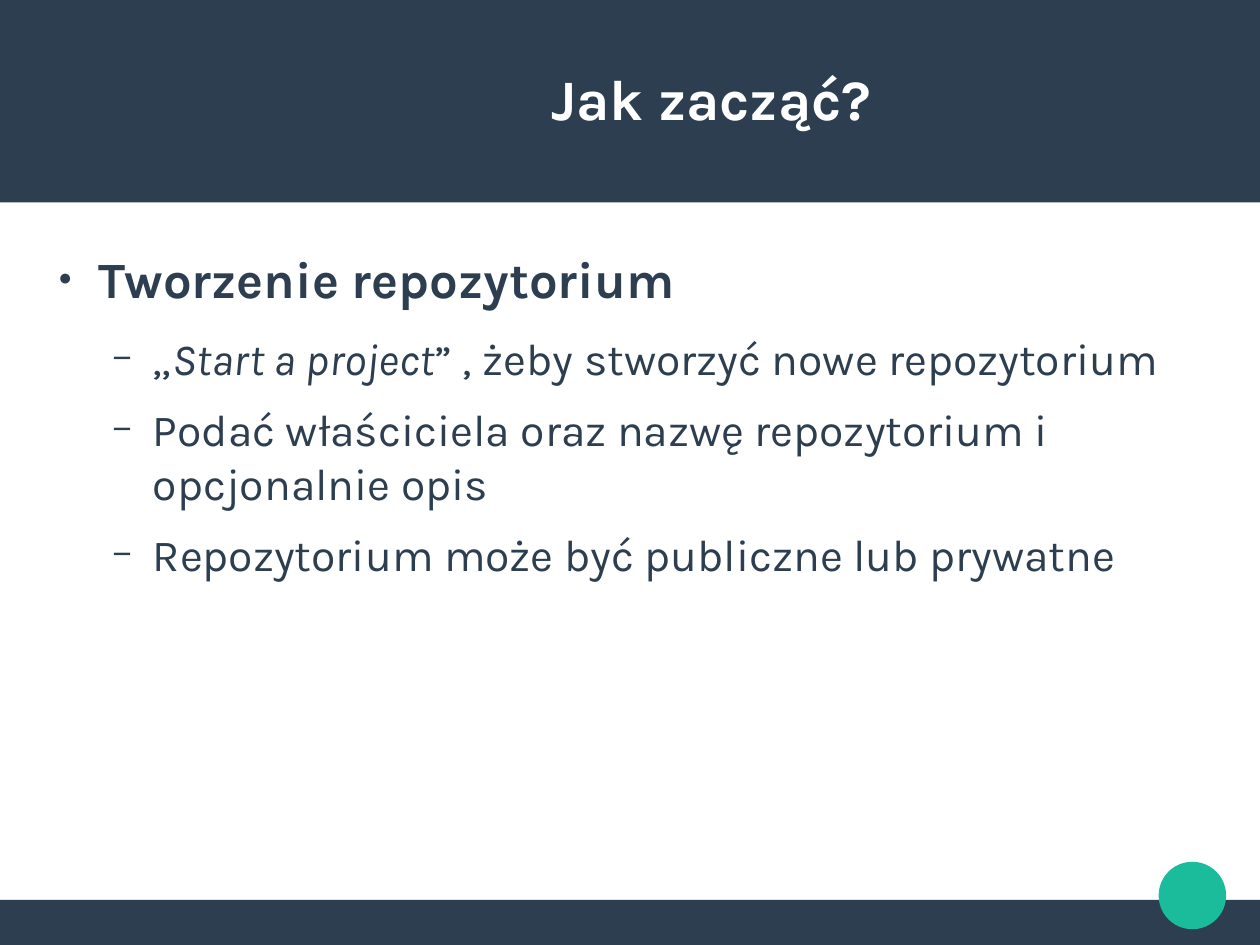
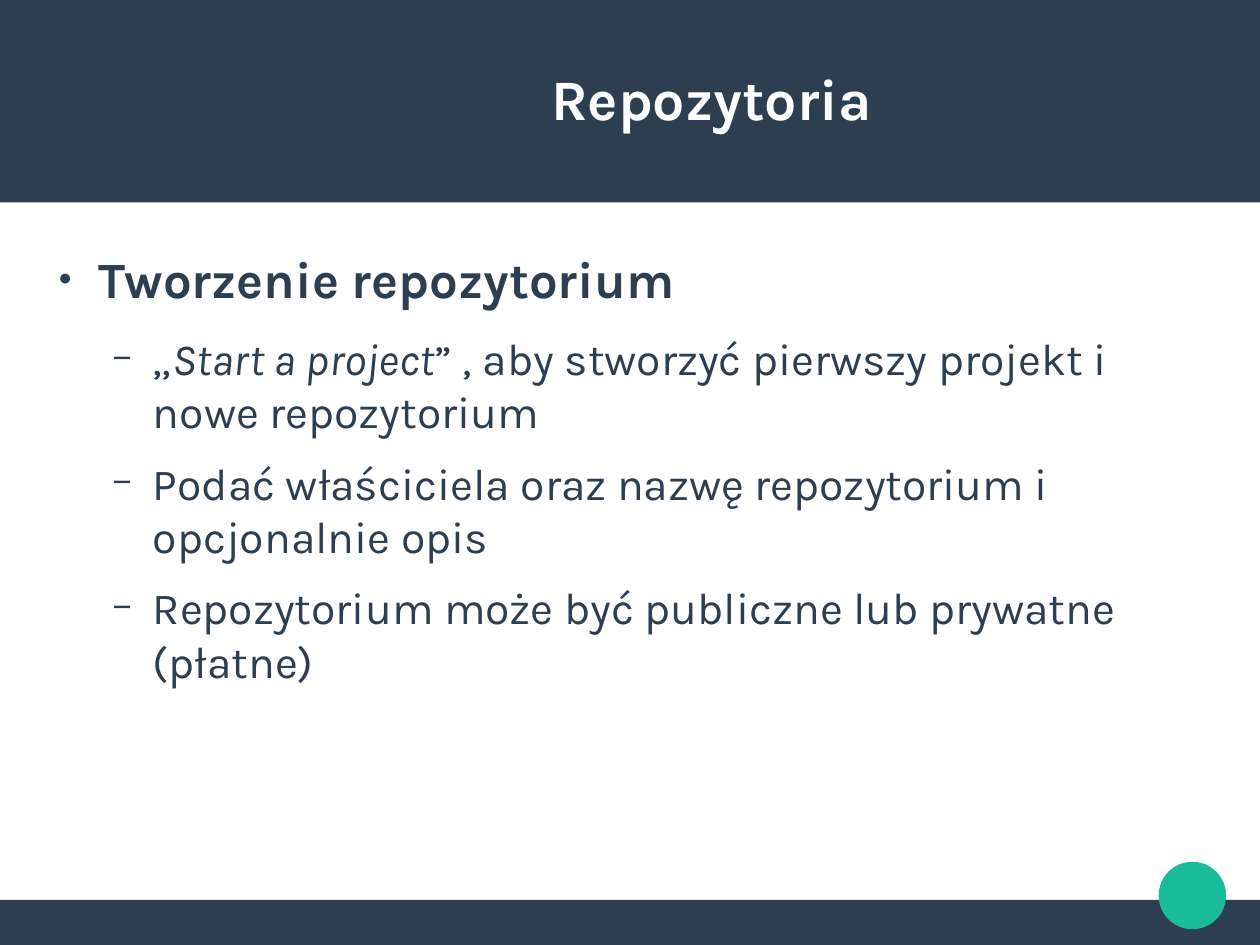
Before and after one commit to PZZProject/ProjecktPrezentacja, a slide deck: slide 7 of PrezentacjaGitHub.odp (slide 6 before the commit). Drawn at 1260x945 pixels with LibreOffice and Linux fonts; fonts in the diff are those of the drawing. Boxes give left, top, right and bottom in pixels: in the first picture for what was removed or moved away, otherwise in the second. Text is boxed around its words. In the diff, an @@ line names an element or a change of style, - is before the commit and + after.

```diff
--- a/PrezentacjaGitHub.odp
+++ b/PrezentacjaGitHub.odp
@@ title at <box>551,79,872,134</box>: text changed @@
-Jak zacząć?
+Repozytoria
@@ text at <box>153,341,1106,439</box>: text changed @@
-  − „Start a project” , żeby stworzyć nowe repozytorium
+  − „Start a project” , aby stworzyć pierwszy projekt i nowe repozytorium
@@ text at <box>153,590,1116,689</box>: text changed @@
-  − Repozytorium może być publiczne lub prywatne
+  − Repozytorium może być publiczne lub prywatne (płatne)
```
Also in this commit, not shown: 7 other slides changed, 4 slides added, 4 slides removed.
